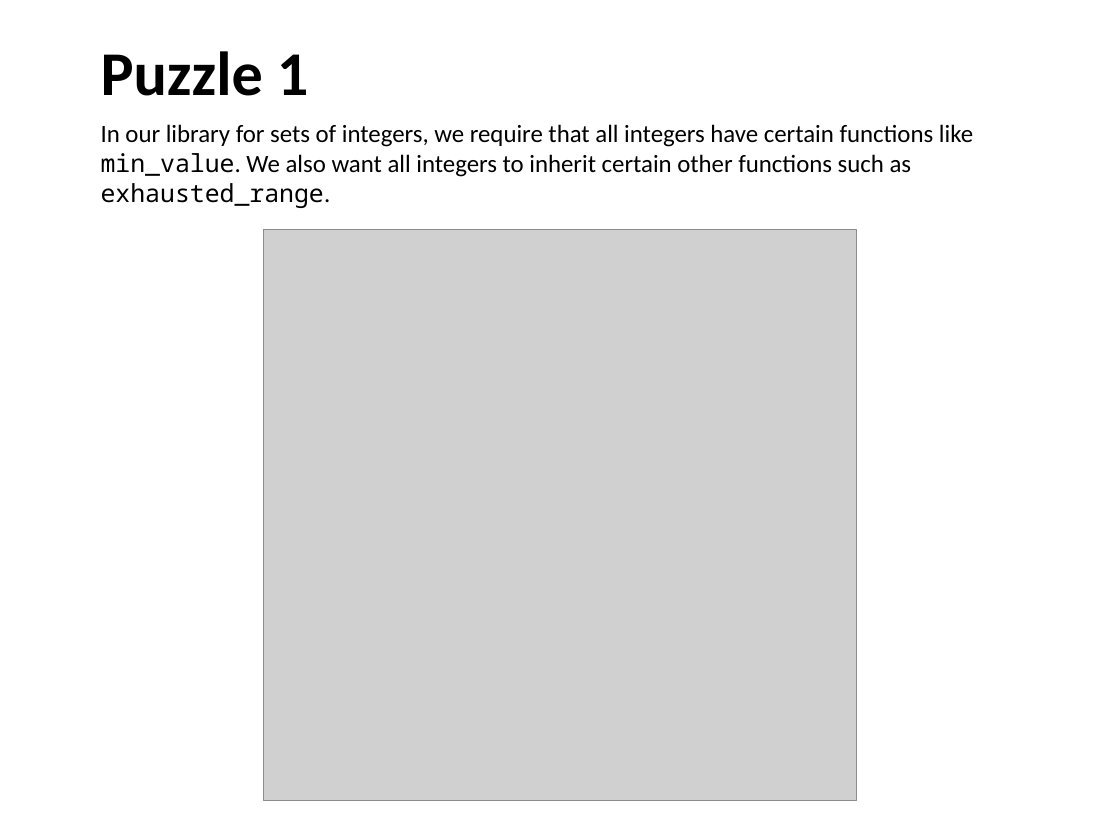
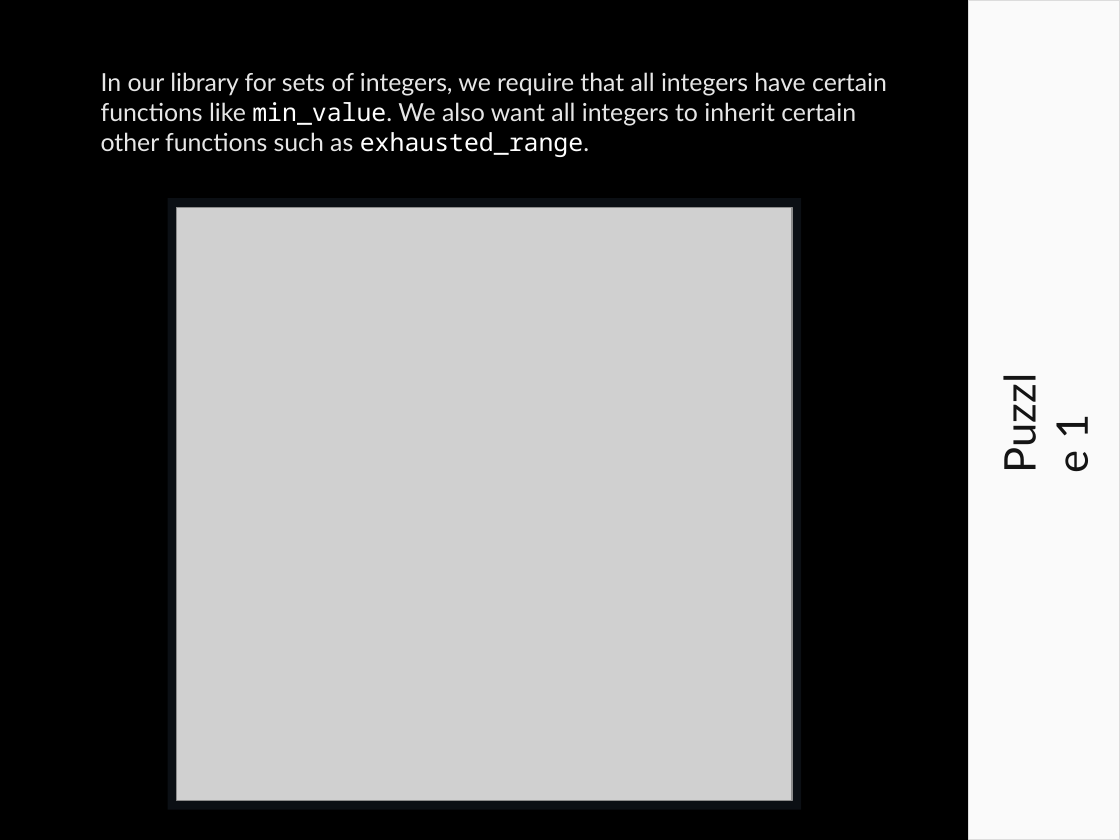
Before and after one commit to CarlKCarlK/inherit, a slide deck: slide 1 of docs/example1_walkthrough.pptx. Drawn at 1120x840 pixels with LibreOffice and Linux fonts; fonts in the diff are those of the drawing; grey boxes stand for pictures. Boxes give left, top, right and bottom in pixels: in the first picture for what was removed or moved away, otherwise in the second. Text is boxed around its words. In the diff, an @@ line names an element or a change of style, - is before the commit and + after.

```diff
--- a/docs/example1_walkthrough.pptx
+++ b/docs/example1_walkthrough.pptx
@@ rectangle added at (0,0,1120,840), fill #000000 @@
@@ rectangle added at (969,0,1120,840), fill #FAFAFA, outline #DCDCDC 0.75 pt @@
@@ text "In our library for sets ...": place and size @@
-text "In our library for sets ..." at (101,124,973,208)
+text "In our library for sets ..." at (101,72,887,157)
@@ text "In our library for sets ..." at (101,72,887,157): font Calibri to Lato, text colour #000000 to #E6E6E6 in "In our library for sets of integers, ..."; text colour #000000 to #FFFFFF in "min_value. exhausted_range." @@
@@ rectangle added at (168,198,802,810), fill #0B0F14 @@
@@ picture: place and size @@
-picture at (264,230,857,801)
+picture at (177,207,793,801)
@@ text "Puzzle 1": place and size @@
-text "Puzzle 1" at (101,51,308,96)
+text "Puzzle 1" at (1045,417,1097,436)
@@ text "Puzzle 1" at (1045,417,1097,436): size 40 to 28 pt, font Calibri to Lato, text colour #000000 to #141414, bold off; vertical alignment top to middle; rotation 0 to 270 degrees @@
```
Also in this commit, not shown: 1 other slide changed, 1 slide added, 7 other files.
